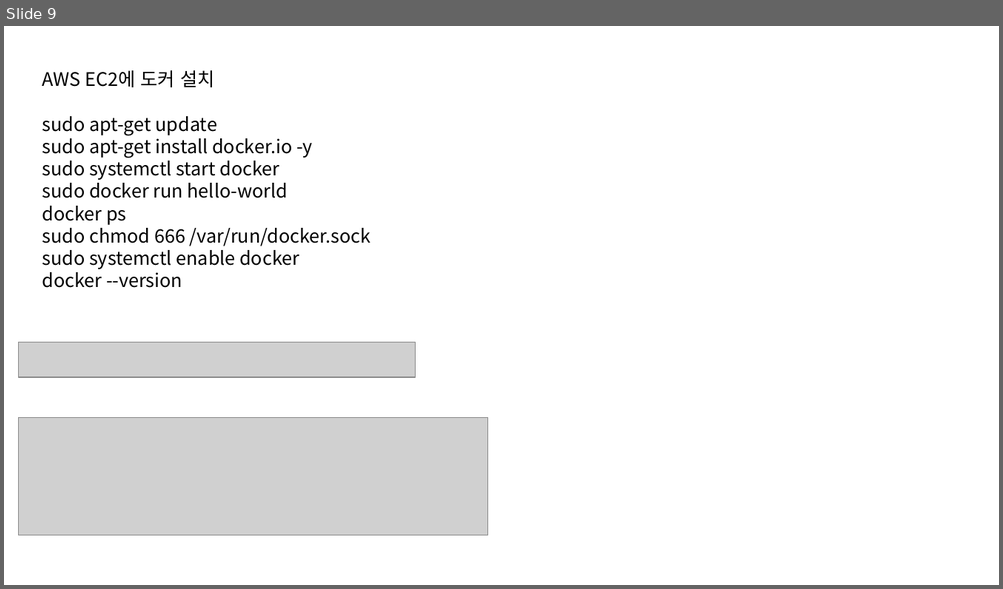
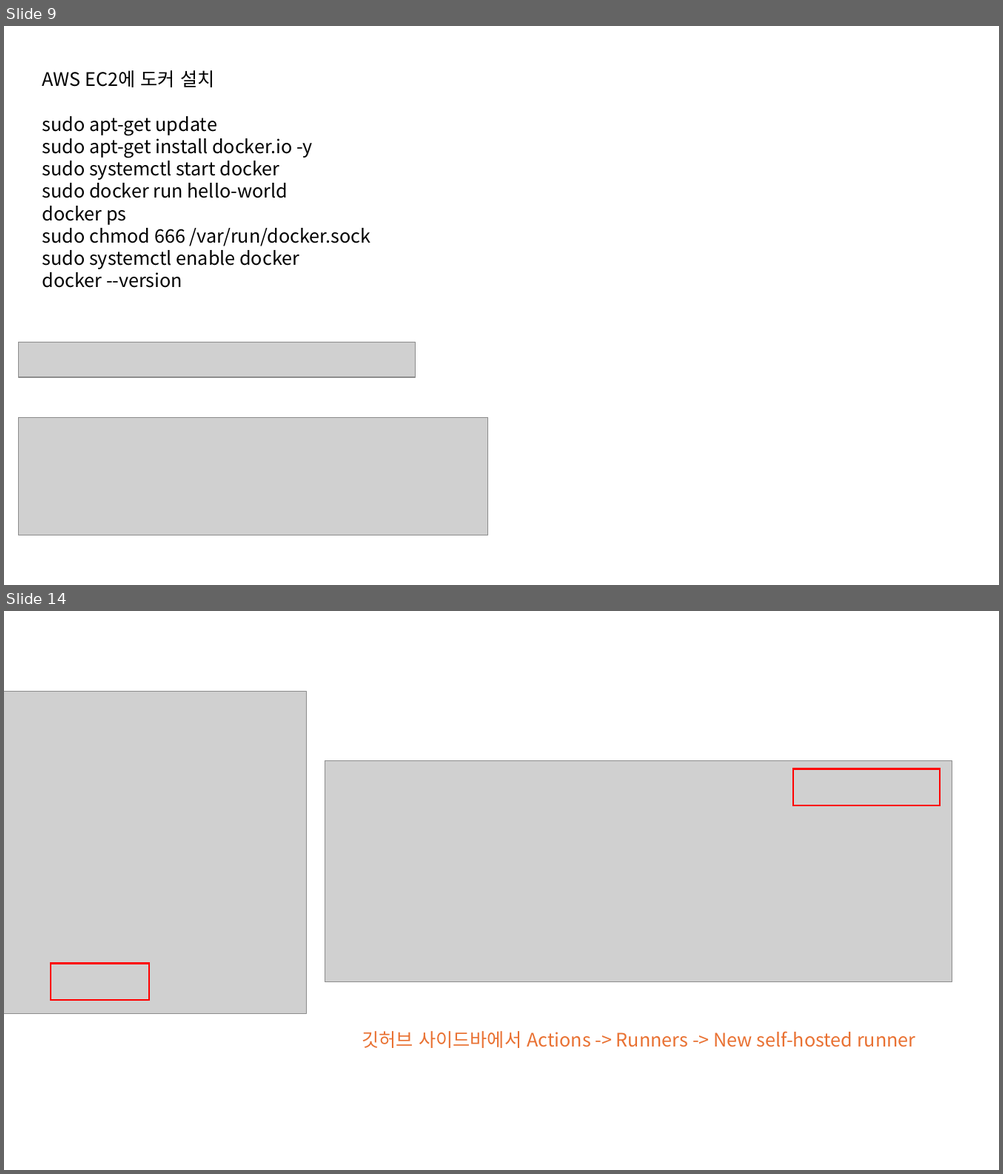
Before and after one commit to sonsungjong/reactjs-app, a slide deck: AWS배포 샘플.pptx. Shown one above the other, each under a label of ours: slide 9 before the commit, slides 9 and 14 after it; the slides between them are not shown. The pictures are 1003x589 and 1003x1174 pixels, drawn with LibreOffice and Linux fonts; fonts in the diff are those of the drawing; grey boxes stand for pictures. Boxes give left, top, right and bottom in pixels: in the first picture for what was removed or moved away, otherwise in the second. Text is boxed around its words. In the diff, an @@ line names an element or a change of style, - is before the commit and + after.

```diff
--- a/AWS배포 샘플.pptx
+++ b/AWS배포 샘플.pptx
@@ slide 14 added at (4,611,999,1170), background #FFFFFF @@
@@ picture added at (4,692,306,1014) @@
@@ picture added at (325,760,952,982) @@
@@ rectangle added at (793,769,939,806), outline #FF0000 1.5 pt @@
@@ rectangle added at (51,964,150,1000), outline #FF0000 1.5 pt @@
@@ text added at (362,1031,915,1048), 18 pt, text #E97132 @@
+깃허브 사이드바에서 Actions -> Runners -> New self-hosted runner
```
Also in this commit, not shown: 10 slides changed, 7 other slides added, 10 slides removed.
